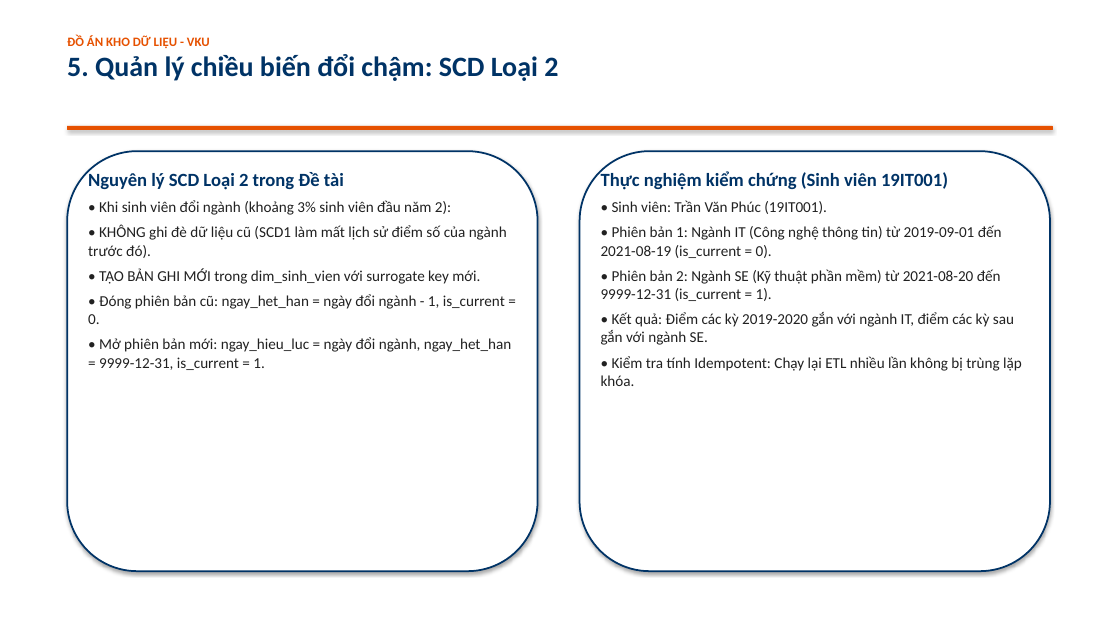
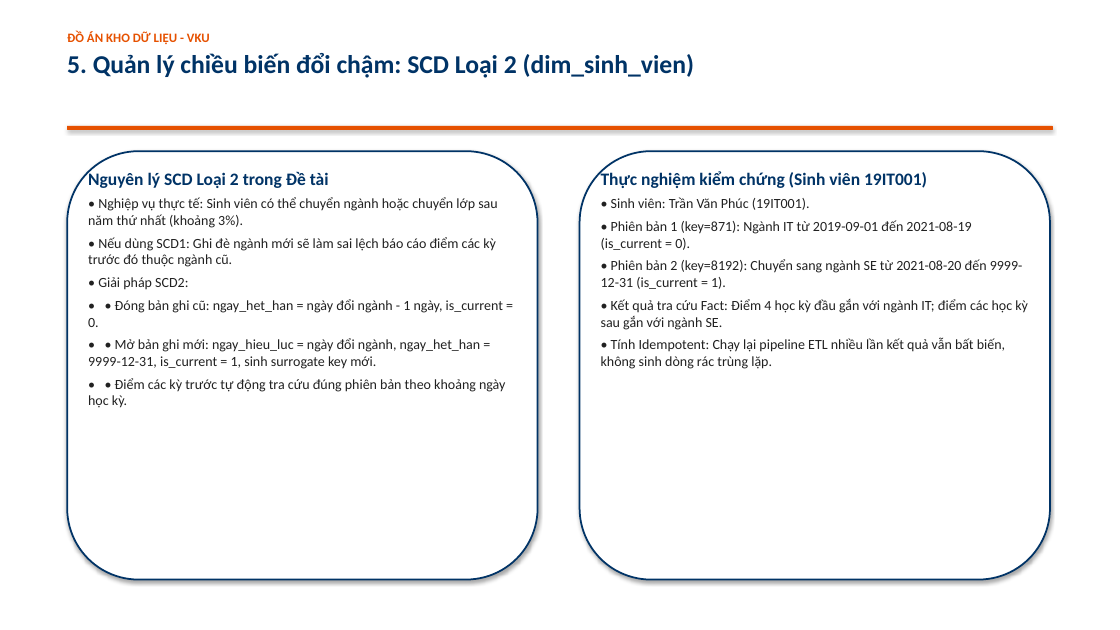
Before and after one commit to Hoang-tap-lap-trinh/Kho_du_lieu, a slide deck: slide 6 of docs/Slide_Thuyet_Trinh_Kho_du_lieu.pptx. Drawn at 1120x630 pixels with LibreOffice and Linux fonts; fonts in the diff are those of the drawing. Boxes give left, top, right and bottom in pixels: in the first picture for what was removed or moved away, otherwise in the second. Text is boxed around its words. In the diff, an @@ line names an element or a change of style, - is before the commit and + after.

```diff
--- a/docs/Slide_Thuyet_Trinh_Kho_du_lieu.pptx
+++ b/docs/Slide_Thuyet_Trinh_Kho_du_lieu.pptx
@@ text at (x1=67, y1=53, x2=694, y2=78): text changed; size 24 to 22 pt @@
-5. Quản lý chiều biến đổi chậm: SCD Loại 2
+5. Quản lý chiều biến đổi chậm: SCD Loại 2 (dim_sinh_vien)
@@ rounded rectangle resized from (x1=67, y1=151, x2=538, y2=571) to (x1=67, y1=151, x2=538, y2=580) @@
@@ text at (x1=88, y1=171, x2=329, y2=188): size 16 to 15 pt in "Nguyên lý SCD Loại 2 trong Đề ..." @@
@@ rounded rectangle resized from (x1=580, y1=151, x2=1050, y2=571) to (x1=580, y1=151, x2=1050, y2=580) @@
@@ text at (x1=601, y1=171, x2=927, y2=210): size 16 to 15 pt in "Thực nghiệm kiểm chứng (Sinh viên 19IT001)"; size 13 to 12 pt in "• Sinh viên: Trần Văn Phúc (19IT001)."; less space between paragraphs @@
@@ text at (x1=88, y1=197, x2=505, y2=408): text changed; size 13 to 12 pt @@
-• Khi sinh viên đổi ngành (khoảng 3% sinh viên đầu năm 2):
-• KHÔNG ghi đè dữ liệu cũ (SCD1 làm mất lịch sử điểm số của ngành trước đó).
-• TẠO BẢN GHI MỚI trong dim_sinh_vien với surrogate key mới.
-• Đóng phiên bản cũ: ngay_het_han = ngày đổi ngành - 1, is_current = 0.
-• Mở phiên bản mới: ngay_hieu_luc = ngày đổi ngành, ngay_het_han = 9999-12-31, is_current = 1.
+• Nghiệp vụ thực tế: Sinh viên có thể chuyển ngành hoặc chuyển lớp sau năm thứ nhất (khoảng 3%).
+• Nếu dùng SCD1: Ghi đè ngành mới sẽ làm sai lệch báo cáo điểm các kỳ trước đó thuộc ngành cũ.
+• Giải pháp SCD2:
+• • Đóng bản ghi cũ: ngay_het_han = ngày đổi ngành - 1 ngày, is_current = 0.
+• • Mở bản ghi mới: ngay_hieu_luc = ngày đổi ngành, ngay_het_han = 9999-12-31, is_current = 1, sinh surrogate key mới.
+• • Điểm các kỳ trước tự động tra cứu đúng phiên bản theo khoảng ngày học kỳ.
@@ text at (x1=601, y1=220, x2=1028, y2=369): text changed; size 13 to 12 pt @@
-• Phiên bản 1: Ngành IT (Công nghệ thông tin) từ 2019-09-01 đến 2021-08-19 (is_current = 0).
-• Phiên bản 2: Ngành SE (Kỹ thuật phần mềm) từ 2021-08-20 đến 9999-12-31 (is_current = 1).
-• Kết quả: Điểm các kỳ 2019-2020 gắn với ngành IT, điểm các kỳ sau gắn với ngành SE.
-• Kiểm tra tính Idempotent: Chạy lại ETL nhiều lần không bị trùng lặp khóa.
+• Phiên bản 1 (key=871): Ngành IT từ 2019-09-01 đến 2021-08-19 (is_current = 0).
+• Phiên bản 2 (key=8192): Chuyển sang ngành SE từ 2021-08-20 đến 9999-12-31 (is_current = 1).
+• Kết quả tra cứu Fact: Điểm 4 học kỳ đầu gắn với ngành IT; điểm các học kỳ sau gắn với ngành SE.
+• Tính Idempotent: Chạy lại pipeline ETL nhiều lần kết quả vẫn bất biến, không sinh dòng rác trùng lặp.
```
Also in this commit, not shown: 12 other slides changed, 9 other files.
